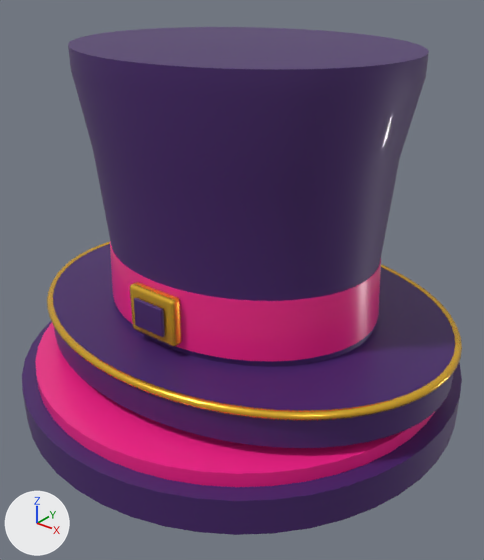
Before and after pictures for a commit that changed the glTF model ConditioningControlPanel/Resources/web/prizecounter/assets/items/desk.hat.top-hat.glb.
Camera for both pictures: a 50 mm lens placed at (0.409, -0.511, 0.439), pointed at (0.015, -0.019, 0.133). Arrows for +X, +Y and +Z are at lower left; the lights stay in place. The picture after the commit comes second. Where no turn or scale is listed for an object, it has been applied to the vertices. Vertices at exactly the same position are counted once.

Names of what the first picture shows: 'brim_binding', 'buckle_inset', 'hatband_buckle', 'rolled_brim', 'satin_hatband', 'silk_crown', 'stand_base', 'stand_trim'.
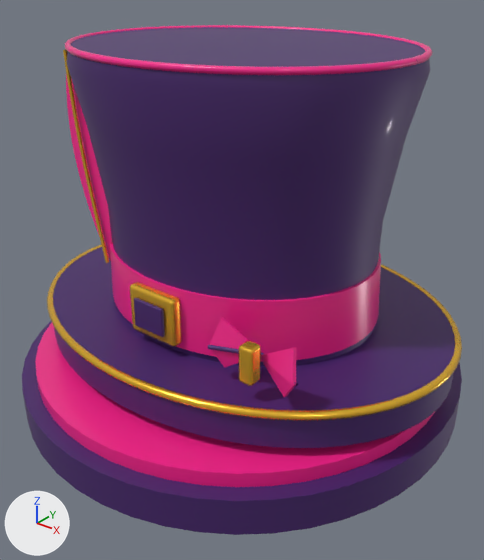
Edits to the bpy script that builds the scene:
```text
Change me_silk_crown:
    remove me_silk_crown.from_pydata(...)  # 240 vertices, 476 faces; spans x -0.172..0.172, y -0.146..0.146, z 0.042..0.313
    add me_silk_crown.from_pydata(...)  # 288 vertices, 572 faces; spans x -0.175..0.175, y -0.149..0.149, z 0.042..0.313
    me_silk_crown part 1
    96 faces are deleted
    3 vertices in x 0.171..0.172, y -0.019..0.019, z 0.292 move by (0.003, 0.0, 0.005)
    3 vertices in x 0.086..0.137, y 0.089..0.127, z 0.292 move by (0.002, 0.002, 0.005)
    3 vertices in x -0.045..0.045, y 0.141..0.146, z 0.292 move by (0.0, 0.003, 0.005)
    3 vertices in x -0.137..-0.086, y 0.089..0.127, z 0.292 move by (-0.002, 0.002, 0.005)
    3 vertices in x -0.172..-0.171, y -0.019..0.019, z 0.292 move by (-0.003, 0.0, 0.005)
    3 vertices in x -0.137..-0.086, y -0.127..-0.089, z 0.292 move by (-0.002, -0.002, 0.005)
    78 vertices move from x -0.166..0.166, y -0.146..0.145, z 0.219..0.292 to x -0.169..0.169, y -0.149..0.148, z 0.157..0.297
    48 vertices are added at x -0.161..0.161, y -0.138..0.138, z 0.24
    192 new faces join them
Add me_grosgrain_bow_001:
    me_grosgrain_bow_001.from_pydata([(0.121, -0.1242, 0.0835), (0.1597, -0.1304, 0.1085), (0.167, -0.1398, 0.0814), (0.1544, -0.1336, 0.0616), (0.12, -0.1271, 0.0838), (0.1587, -0.1333, 0.1093), (0.166, -0.1428, 0.0817), (0.1534, -0.1365, 0.0613)], [], [(0, 1, 2), (0, 2, 3), (4, 6, 5), (4, 7, 6), (1, 0, 4), (1, 4, 5), (2, 1, 5), (2, 5, 6), (0, 3, 7), (0, 7, 4), (3, 2, 6), (3, 6, 7)])
    me_grosgrain_bow_001.materials.append(mat_hat_ribbon)  # pink #fa258d
Add me_grosgrain_bow:
    me_grosgrain_bow.from_pydata([(0.121, -0.1242, 0.0835), (0.0824, -0.1304, 0.1085), (0.0751, -0.1398, 0.0814), (0.0877, -0.1336, 0.0616), (0.12, -0.1212, 0.0832), (0.0815, -0.1275, 0.1078), (0.0741, -0.1369, 0.0811), (0.0866, -0.1306, 0.0619)], [], [(0, 1, 2), (0, 2, 3), (4, 6, 5), (4, 7, 6), (1, 0, 4), (1, 4, 5), (2, 1, 5), (2, 5, 6), (0, 3, 7), (0, 7, 4), (3, 2, 6), (3, 6, 7)])
    me_grosgrain_bow.materials.append(mat_hat_ribbon)  # pink #fa258d
Add ob_grosgrain_bow_001:
    ob_grosgrain_bow_001 = bpy.data.objects.new('grosgrain_bow.001', me_grosgrain_bow_001)
    ob_grosgrain_bow_001.location = (0.0, 0.0, 0.052)
Add ob_grosgrain_bow:
    ob_grosgrain_bow = bpy.data.objects.new('grosgrain_bow', me_grosgrain_bow)
    ob_grosgrain_bow.location = (0.0, 0.0, 0.052)
Add ob_feather_vane:
    ob_feather_vane = bpy.data.objects.new('feather_vane', me_feather_vane)  # 48 vertices, 92 faces; spans x -0.151..-0.102, y -0.09..-0.088, z 0.094..0.306; in mat_hat_ribbon (pink #fa258d)
    ob_feather_vane.location = (0.0, 0.0, 0.052)
Add ob_feather_quill:
    ob_feather_quill = bpy.data.objects.new('feather_quill', me_feather_quill)  # 78 vertices, 144 faces; spans x -0.141..-0.105, y -0.096..-0.092, z 0.094..0.306; in mat_hat_brass (yellow #fbc43b)
    ob_feather_quill.location = (0.0, 0.0, 0.052)
Add ob_crown_bound_seam:
    ob_crown_bound_seam = bpy.data.objects.new('crown_bound_seam', me_crown_bound_seam)  # 294 vertices, 576 faces; spans x -0.175..0.175, y -0.149..0.149, z 0.309..0.315; in mat_hat_ribbon (pink #fa258d)
    ob_crown_bound_seam.location = (0.0, 0.0, 0.052)
Add ob_bow_wrap:
    ob_bow_wrap = bpy.data.objects.new('bow_wrap', me_cube_002)  # 56 vertices, 108 faces; spans x -0.0073..0.0073, y -0.0073..0.0073, z -0.0177..0.0177; in mat_hat_brass (yellow #fbc43b)
    ob_bow_wrap.location = (0.121, -0.141, 0.135)
Add ob_bow_fold:
    ob_bow_fold = bpy.data.objects.new('bow_fold', me_bow_fold)  # 12 vertices, 12 faces; spans x 0.0745..0.1217, y -0.1418..-0.1222, z 0.0796..0.0853; in mat_hat_felt (dark purple #45206a)
    ob_bow_fold.location = (0.0, 0.0, 0.052)
```

Boxes [x1, y1, x2, y2] around the edits, measured in the pictures (484 x 560 px; the box of a moved part takes in the faces that stretch with it):
'silk_crown', reshaped
    before: [68, 27, 429, 367]
    after: [66, 27, 430, 366]
'crown_bound_seam', added (pink)
    after: [65, 25, 432, 75]
'feather_vane', added (pink)
    after: [66, 75, 113, 261]
'grosgrain_bow.001', added (pink)
    after: [260, 348, 296, 397]
'grosgrain_bow', added (pink)
    after: [210, 317, 249, 368]
'bow_wrap', added
    after: [239, 341, 261, 386]
'feather_quill', added
    after: [63, 50, 109, 263]
'bow_fold', added
    after: [208, 344, 262, 354]
part 1 of me_silk_crown, moved or reshaped
    before: [68, 46, 429, 301]
    after: [66, 51, 430, 300]
